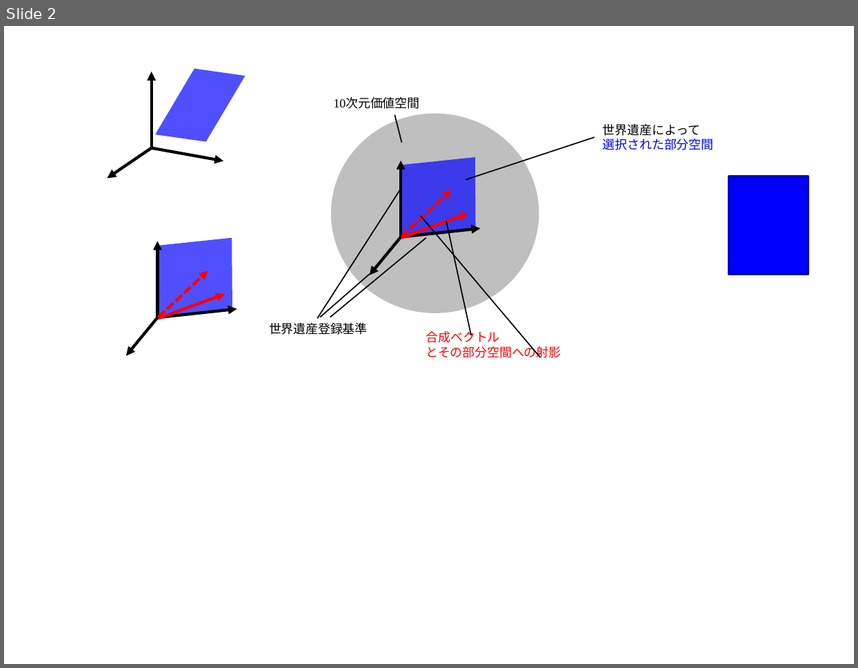
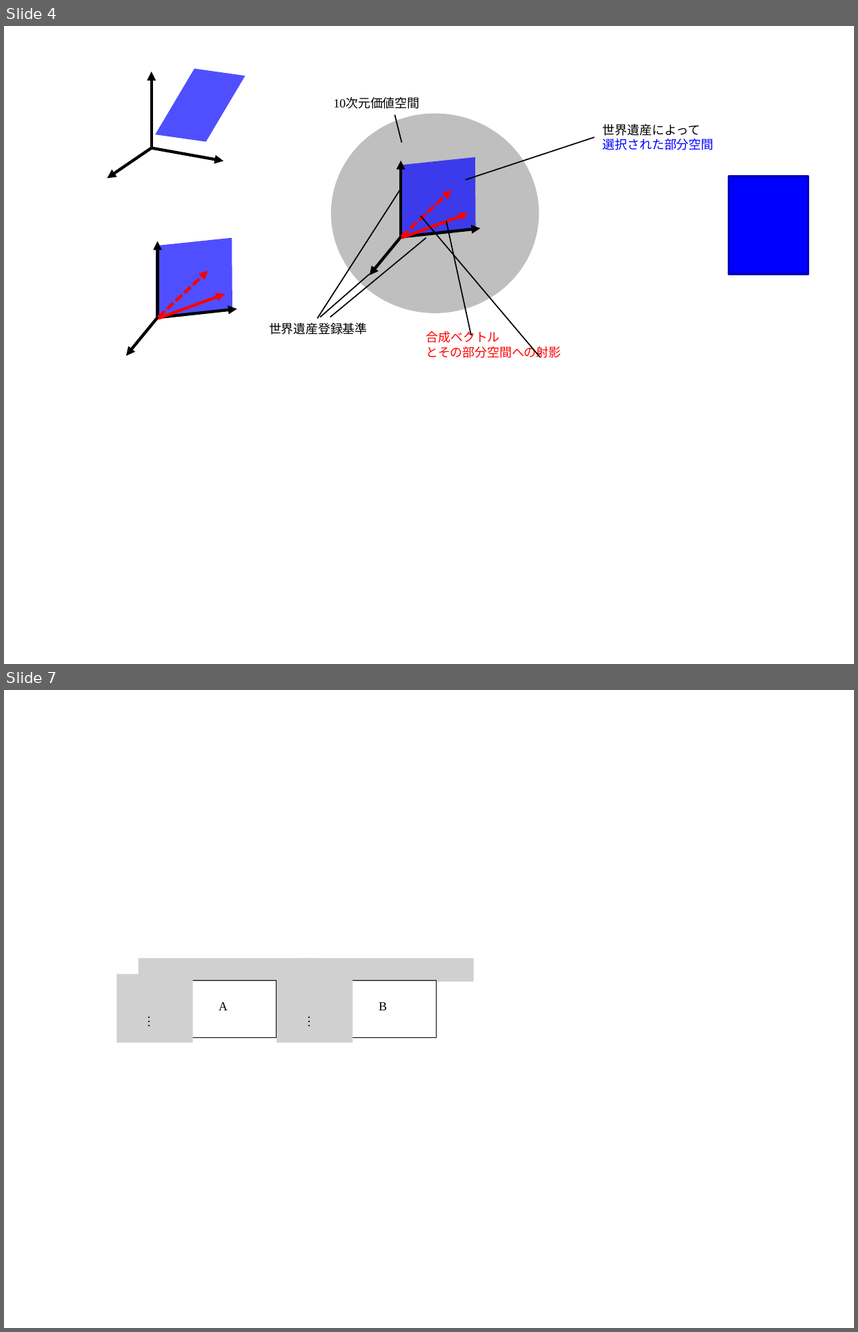
Before and after one commit to kawasaki-thesis/paper, a slide deck: 図表.pptx. Shown one above the other, each under a label of ours: slide 2 before the commit, slides 4 and 7 after it; the slides between them are not shown. The pictures are 858x668 and 858x1332 pixels, drawn with LibreOffice and Linux fonts; fonts in the diff are those of the drawing; grey boxes stand for pictures. Boxes give left, top, right and bottom in pixels: in the first picture for what was removed or moved away, otherwise in the second. Text is boxed around its words. In the diff, an @@ line names an element or a change of style, - is before the commit and + after.

```diff
--- a/図表.pptx
+++ b/図表.pptx
@@ slide 7 added at (x1=4, y1=690, x2=854, y2=1328), background #FFFFFF @@
@@ picture added at (x1=139, y1=958, x2=313, y2=982) @@
@@ picture added at (x1=298, y1=958, x2=473, y2=982) @@
@@ picture added at (x1=117, y1=974, x2=194, y2=1043) @@
@@ picture added at (x1=277, y1=974, x2=353, y2=1043) @@
@@ rectangle added at (x1=172, y1=980, x2=276, y2=1038), outline #000000 0.75 pt @@
@@ rectangle added at (x1=332, y1=980, x2=436, y2=1038), outline #000000 0.75 pt @@
@@ text added at (x1=133, y1=1007, x2=165, y2=1042), 10.5 pt, text #000000 @@
+…
@@ text added at (x1=219, y1=1002, x2=228, y2=1010), 10.5 pt, text #000000 @@
+A
@@ text added at (x1=293, y1=1007, x2=326, y2=1042), 10.5 pt, text #000000 @@
+…
@@ text added at (x1=379, y1=1002, x2=387, y2=1010), 10.5 pt, text #000000 @@
+B
@@ what was slide 2 is now slide 4 @@
```
Also in this commit, not shown: 4 other slides added, 2 other files.
